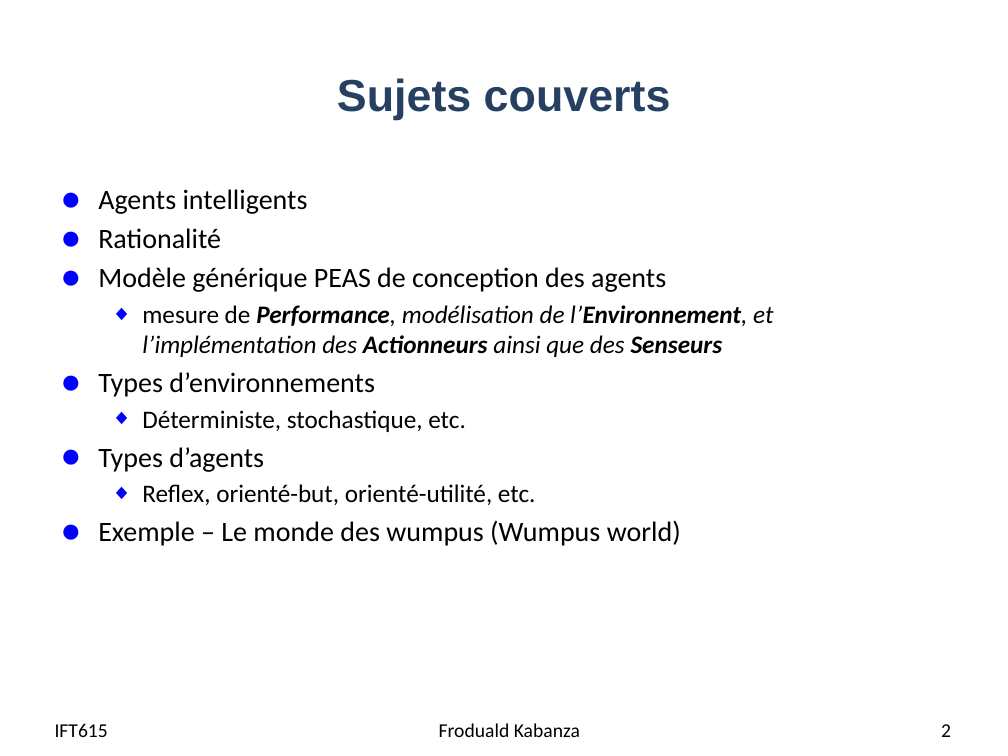
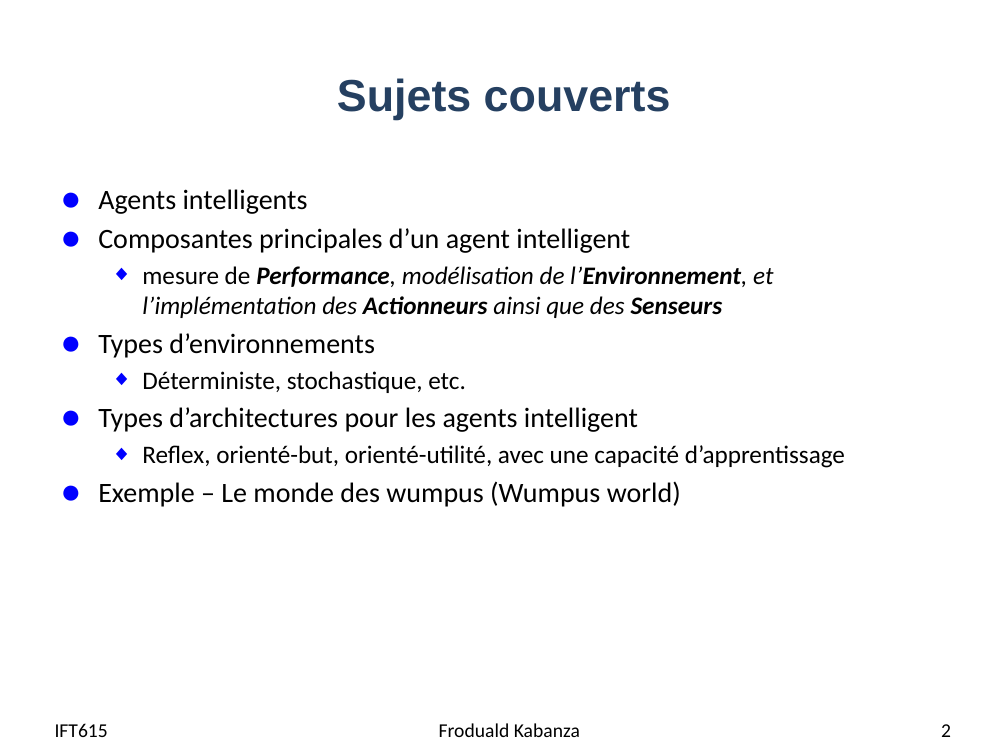
Before and after one commit to djeffkanda/djeffkanda.github.io, a slide deck: slide 2 of ift/assets/slides/ift615-02-Agents intelligents.pptx. Drawn at 1008x756 pixels with LibreOffice and Linux fonts; fonts in the diff are those of the drawing; background and template pictures are left out. Boxes give left, top, right and bottom in pixels: in the first picture for what was removed or moved away, otherwise in the second. Text is boxed around its words. In the diff, an @@ line names an element or a change of style, - is before the commit and + after.

```diff
--- a/ift/assets/slides/ift615-02-Agents intelligents.pptx
+++ b/ift/assets/slides/ift615-02-Agents intelligents.pptx
@@ text at (98, 228, 630, 253): text changed @@
-● Rationalité
-● Modèle générique PEAS de conception des agents
+● Composantes principales d’un agent intelligent
@@ text at (98, 407, 845, 468): text changed @@
-● Types d’agents
-  ◆ Reflex, orienté-but, orienté-utilité, etc.
+● Types d’architectures pour les agents intelligent
+  ◆ Reflex, orienté-but, orienté-utilité, avec une capacité d’apprentissage
```
Also in this commit, not shown: 16 other slides changed, 1 slide removed, 6 other files.
